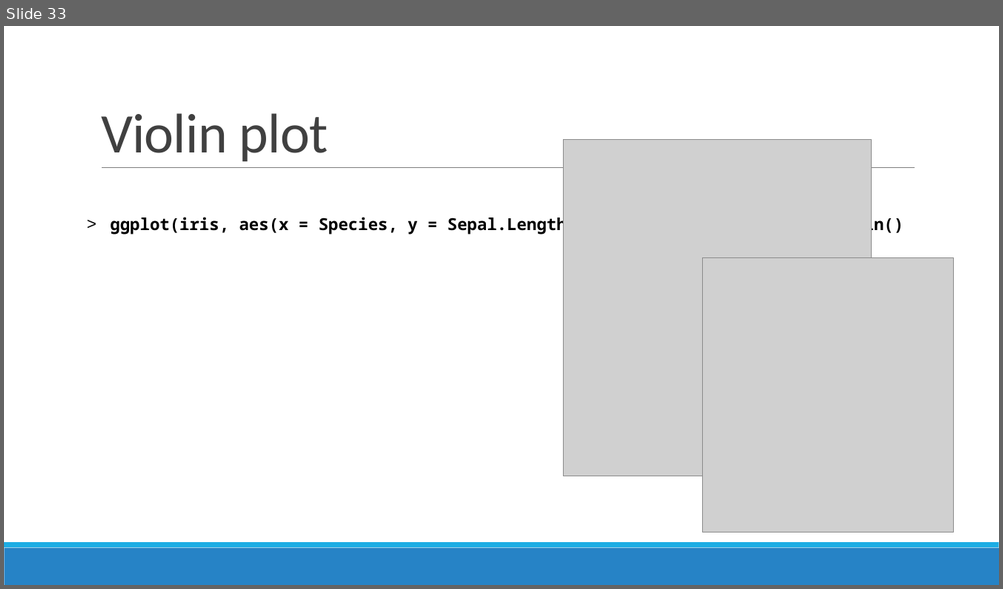
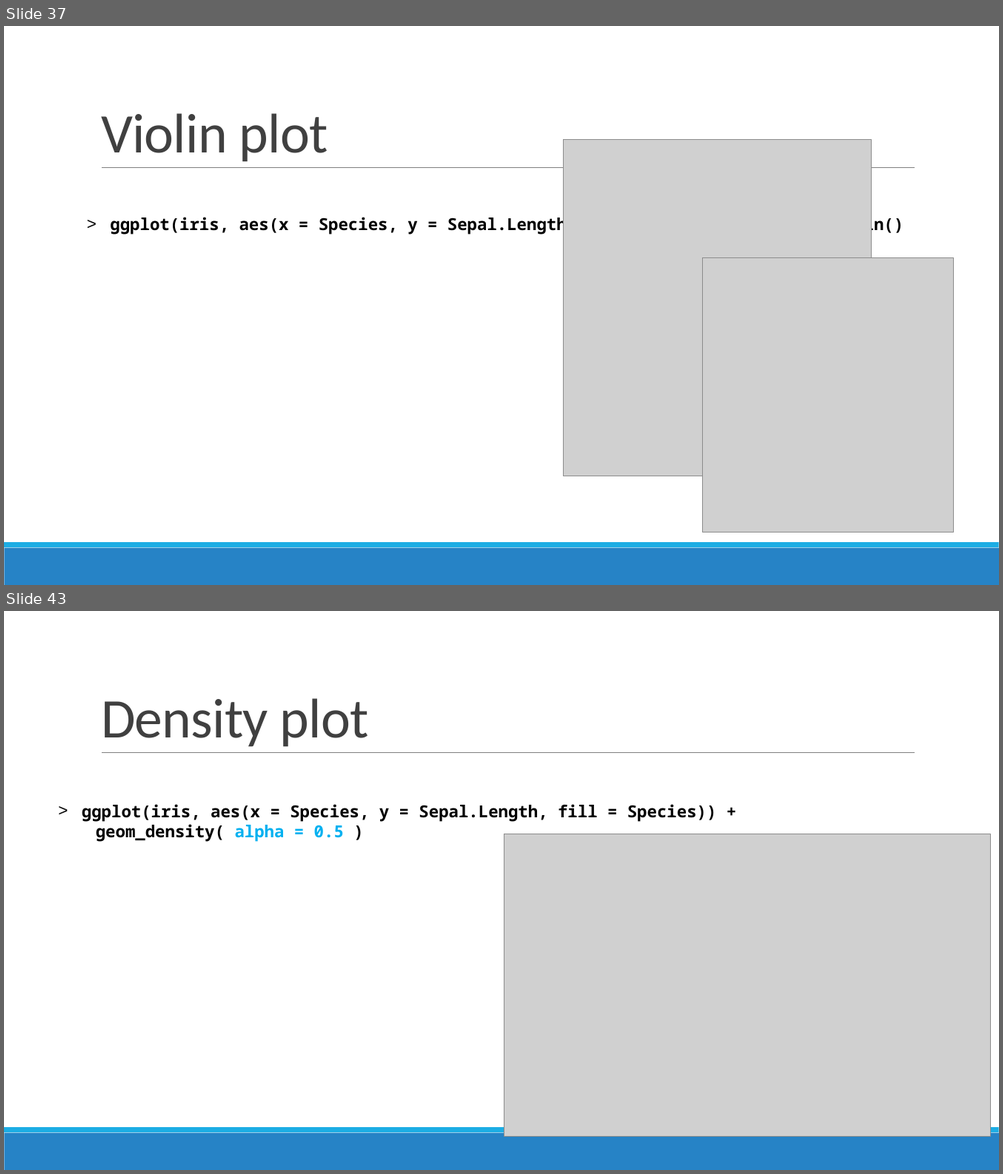
Before and after one commit to sjspielman/bio5312_fall2017, a slide deck: slides/day2_intro_to_tidyverse.pptx. Shown one above the other, each under a label of ours: slide 33 before the commit, slides 37 and 43 after it; the slides between them are not shown. The pictures are 1003x589 and 1003x1174 pixels, drawn with LibreOffice and Linux fonts; fonts in the diff are those of the drawing; grey boxes stand for pictures. Boxes give left, top, right and bottom in pixels: in the first picture for what was removed or moved away, otherwise in the second. Text is boxed around its words. In the diff, an @@ line names an element or a change of style, - is before the commit and + after.

```diff
--- a/slides/day2_intro_to_tidyverse.pptx
+++ b/slides/day2_intro_to_tidyverse.pptx
@@ slide 43 added at bbox=[4, 611, 999, 1170], background #FFFFFF; not listed: 3 template elements that a slide beside it also shows @@
@@ title added at bbox=[101, 698, 369, 746], 54 pt, text #404040 @@
+Density plot
@@ text added at bbox=[82, 804, 717, 841], 16 pt, text #000000, bold @@
+> ggplot(iris, aes(x = Species, y = Sepal.Length, fill = Species)) +
+  geom_density( alpha = 0.5 )
@@ picture added at bbox=[504, 834, 990, 1138] @@
@@ what was slide 33 is now slide 37 @@
```
Also in this commit, not shown: 4 slides changed, 8 other slides added, 9 other files.
